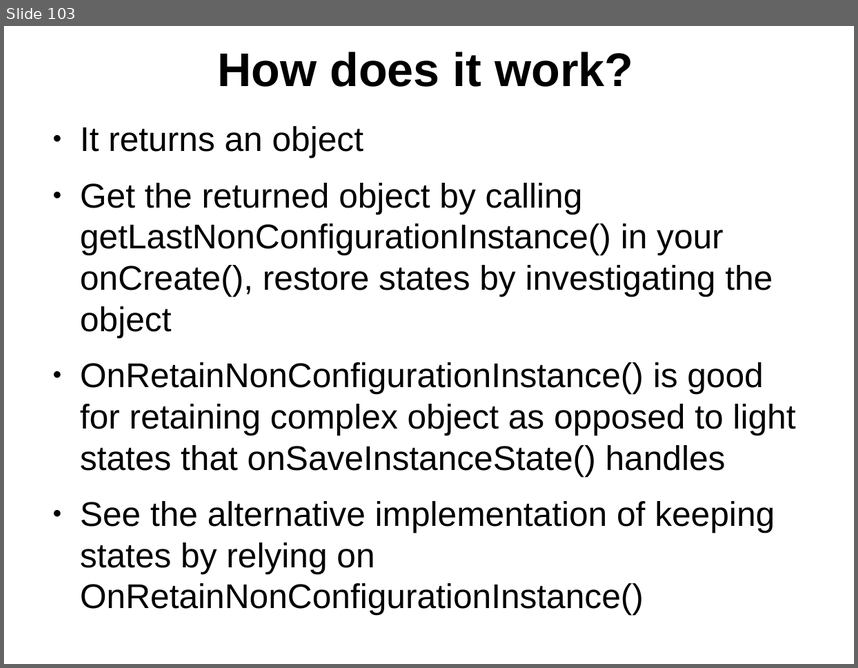
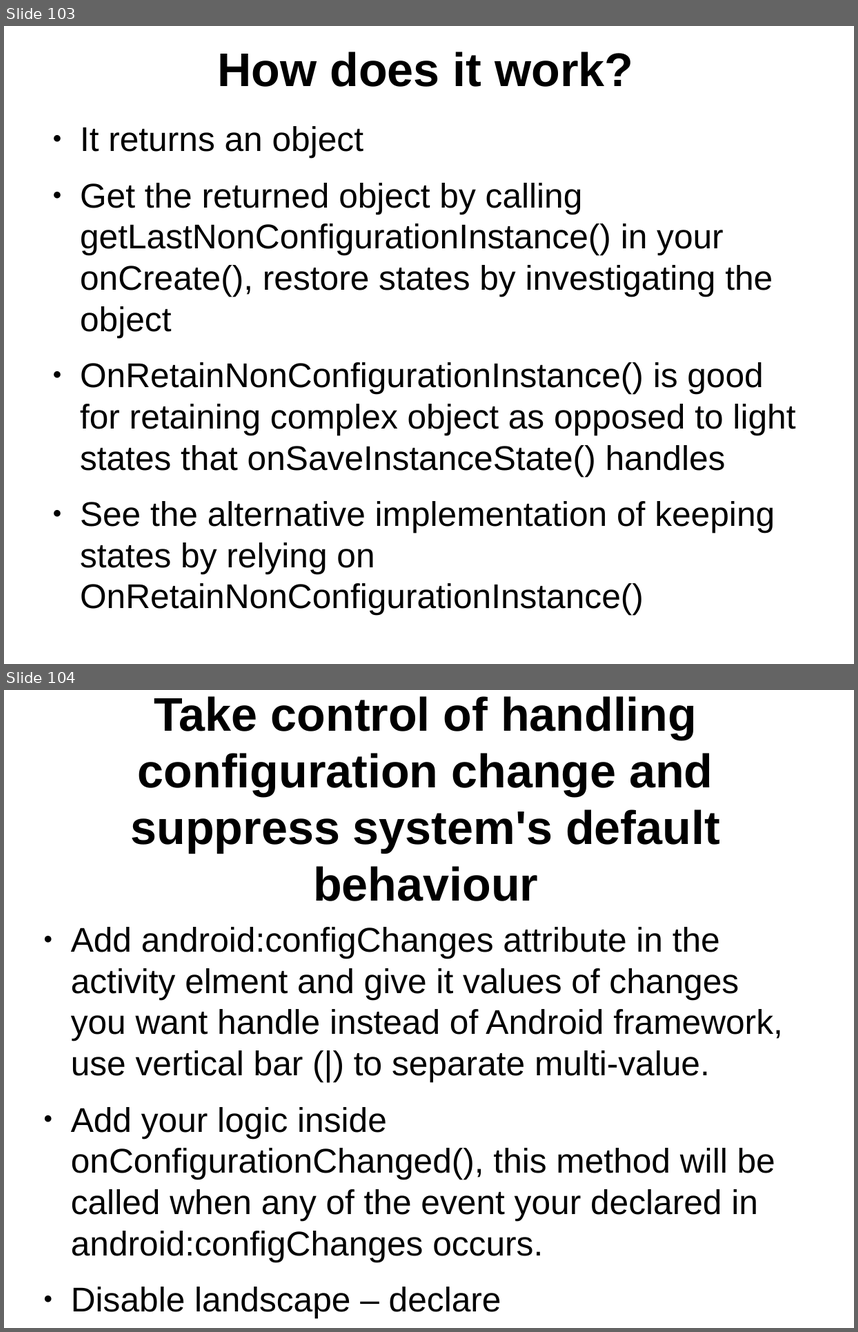
Before and after one commit to thegreatdao/testa, a slide deck: assets/android.odp. Shown one above the other, each under a label of ours: slide 103 before the commit, slides 103 and 104 after it. The pictures are 858x668 and 858x1332 pixels, drawn with LibreOffice and Linux fonts; fonts in the diff are those of the drawing. Boxes give left, top, right and bottom in pixels: in the first picture for what was removed or moved away, otherwise in the second. Text is boxed around its words. In the diff, an @@ line names an element or a change of style, - is before the commit and + after.

```diff
--- a/assets/android.odp
+++ b/assets/android.odp
@@ slide 104 added at [4,690,854,1328], background #FFFFFF @@
@@ title added at [131,696,720,901], 44 pt, text #000000, bold @@
+Take control of handling configuration change and suppress system's default behaviour
@@ text added at [71,927,783,1318], 32 pt, text #000000 @@
+● Add android:configChanges attribute in the activity elment and give it values of changes you want handle instead of Android framework,
+  use vertical bar (|) to separate multi-value.
+● Add your logic inside onConfigurationChanged(), this method will be called when any of the event your declared in android:configChanges occurs.
+● Disable landscape – declare android:screenOrientation="portrait" in activity
```
Also in this commit, not shown: 1 slide removed, 5 other files.
